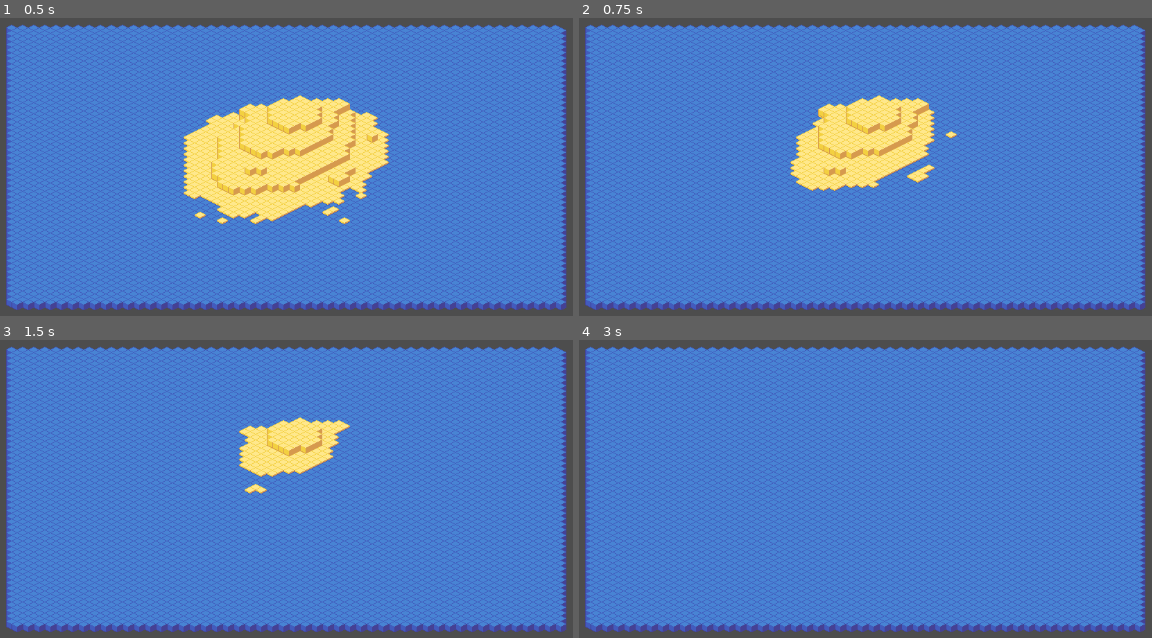
Above: before the commit, frames 1-4 (two rows, left to right).
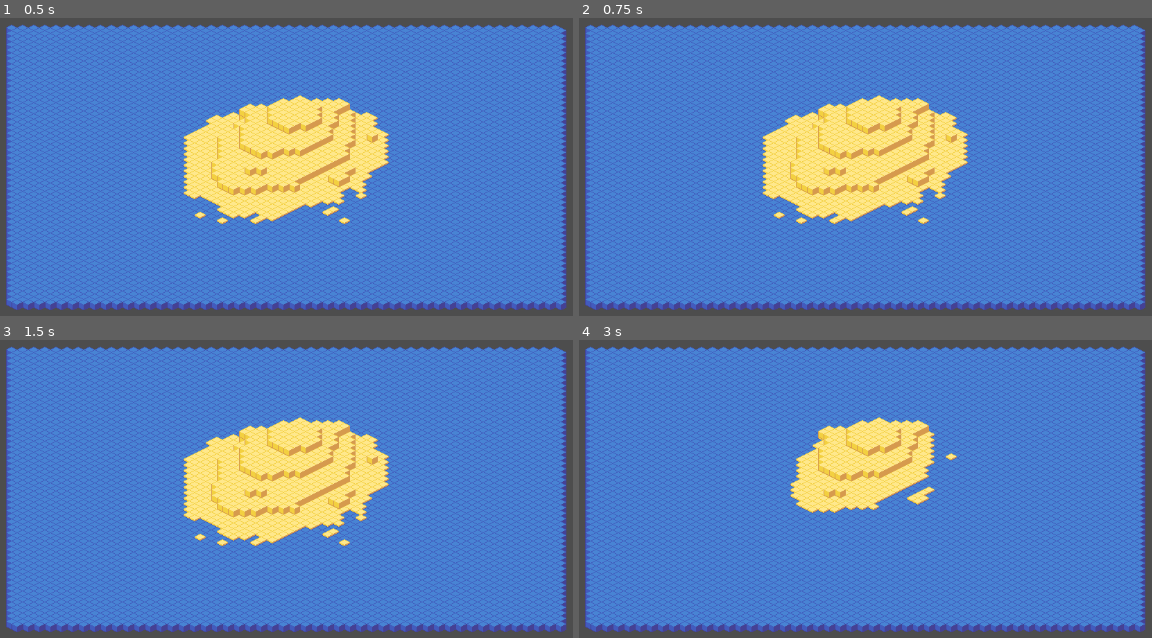
Above: after the commit, the same moments.

Repository: paul-maxime/rocket-of-sand
Game: Godot game, scene res://scenes/Island.tscn
Two runs of this game, one before a commit and one after it. Both use one fixed random seed, a clock stepped at 60 frames per second and the inputs below.
Inputs (mouse positions are in pixels of both pictures, inside the frame that each line leads up to):
- Up to frame 1 (0.5 s): no input
- Up to frame 2 (0.75 s): tap Enter at 0.5 s; move the mouse to (1031, 137) at 0.52 s; click (1031, 137) at 0.67 s
- Up to frame 3 (1.5 s): tap Space at 1.25 s; move the mouse to (114, 503) at 1.27 s; click (114, 503) at 1.42 s
- Up to frame 4 (3 s): tap Enter at 2 s; move the mouse to (934, 384) at 2.02 s; click (934, 384) at 2.17 s; tap Space at 2.75 s; move the mouse to (813, 572) at 2.77 s; click (813, 572) at 2.92 s

Frame 1 is identical in both runs. In frame 2, 5.4% of the frame differs, in the area x 31-68%, y 31-70%; in frame 3, 8.7%, in the area x 31-68%, y 29-70%; in frame 4, 6.1%.

Commit message:
Water now raises using game timer

Diff:
--- a/scenes/Island.tscn
+++ b/scenes/Island.tscn
@@ -1,7 +1,8 @@
-[gd_scene load_steps=5 format=3 uid="uid://dkgkeifm26gm7"]
+[gd_scene load_steps=6 format=3 uid="uid://dkgkeifm26gm7"]
 
 [ext_resource type="Texture2D" uid="uid://bxeq6n0odpdc6" path="res://resources/Tileset.png" id="1_n6nwv"]
 [ext_resource type="Script" path="res://scripts/Water.gd" id="2_81so0"]
+[ext_resource type="Script" path="res://scripts/GameManager.gd" id="3_5rtui"]
 
 [sub_resource type="TileSetAtlasSource" id="TileSetAtlasSource_47n1r"]
 texture = ExtResource("1_n6nwv")
@@ -73,3 +74,6 @@
 
 [node name="Camera2D" type="Camera2D" parent="."]
 offset = Vector2(-10, -10)
+
+[node name="GameManager" type="Node" parent="."]
+script = ExtResource("3_5rtui")
--- /dev/null
+++ b/scripts/GameManager.gd
@@ -0,0 +1,12 @@
+extends Node
+
+@export var game_duration = 10
+
+var time = 0
+@onready var water = $"../TileMap"
+
+func _process(deltaTime):
+	time += deltaTime;
+	if (time >= game_duration / (water.get_layers_count() - 1)):
+		time -= game_duration / (water.get_layers_count() - 1)
+		water.increase_water_level()
--- a/scripts/Water.gd
+++ b/scripts/Water.gd
@@ -6,15 +6,6 @@
 # Called when the node enters the scene tree for the first time.
 func _ready():
 	increase_water_level()
-
-func _input(event):
-	if event is InputEventMouseButton:
-		if (event.pressed):
-			increase_water_level()
-
-# Called every frame. 'delta' is the elapsed time since the previous frame.
-func _process(delta):
-	pass
 
 func increase_water_level():
 	if (water_level + 1 >= get_layers_count()):
